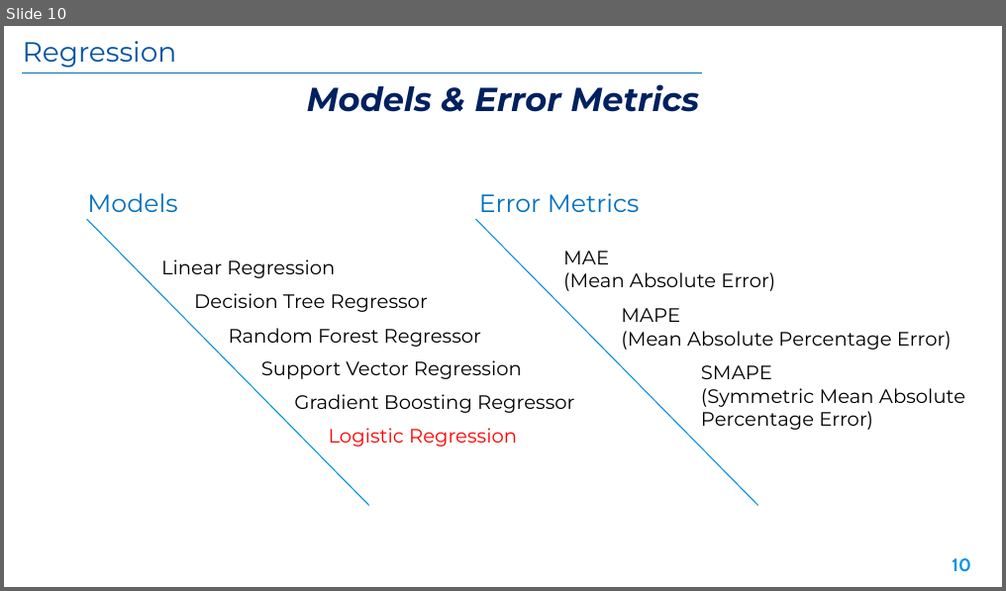
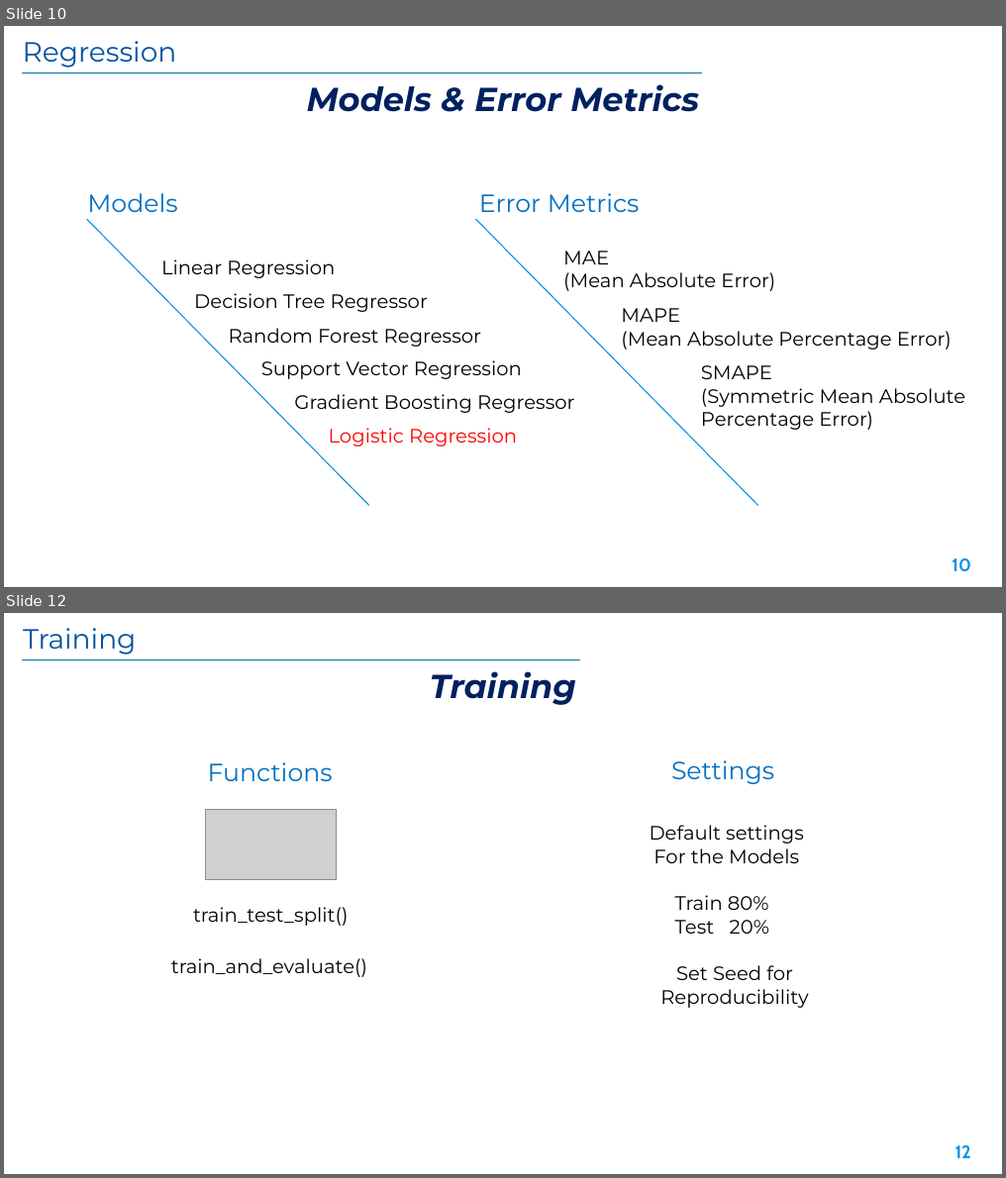
Before and after one commit to Marco-Sau/Meta-Dataset-Regression, a slide deck: Docs/Presentation.pptx. Shown one above the other, each under a label of ours: slide 10 before the commit, slides 10 and 12 after it; the slides between them are not shown. The pictures are 1006x591 and 1006x1178 pixels, drawn with LibreOffice and Linux fonts; fonts in the diff are those of the drawing; grey boxes stand for pictures; background and template pictures are left out. Boxes give left, top, right and bottom in pixels: in the first picture for what was removed or moved away, otherwise in the second. Text is boxed around its words. In the diff, an @@ line names an element or a change of style, - is before the commit and + after.

```diff
--- a/Docs/Presentation.pptx
+++ b/Docs/Presentation.pptx
@@ slide 12 added at bbox=[4, 613, 1002, 1174], background picture (left out) @@
@@ text added at bbox=[23, 628, 136, 655], 20 pt, text #0053A3 @@
+Training
@@ line added from (22, 660) to (580, 660), #92D050 0.75 pt @@
@@ text added at bbox=[430, 671, 576, 705], 24 pt, text #002060, bold, italic @@
+Training
@@ text added at bbox=[671, 761, 774, 784], 18 pt, text #0070C0 @@
+Settings
@@ text added at bbox=[208, 762, 333, 781], 18 pt, text #0070C0 @@
+Functions
@@ picture added at bbox=[206, 810, 337, 879] @@
@@ text added at bbox=[649, 825, 804, 863], 14 pt, text #000000 @@
+Default settings
+For the Models
@@ text added at bbox=[193, 907, 349, 926], 14 pt, text #000000 @@
+train_test_split()
@@ text added at bbox=[675, 895, 769, 934], 14 pt, text #000000 @@
+Train 80%
+Test 20%
@@ text added at bbox=[171, 959, 367, 977], 14 pt, text #000000 @@
+train_and_evaluate()
@@ text added at bbox=[660, 965, 809, 1008], 14 pt, text #000000 @@
+Set Seed for Reproducibility
@@ page number added at bbox=[955, 1146, 971, 1158], 13 pt, text #0091EA, bold @@
+12
```
Also in this commit, not shown: 5 slides changed, 2 other slides added, 3 slides removed, 1 other file.
